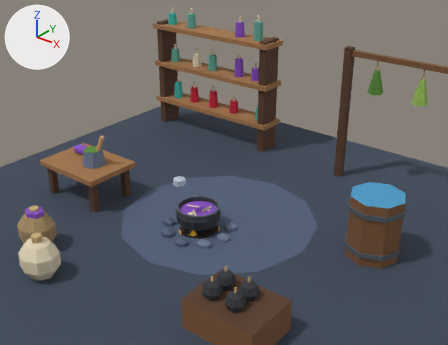
One commit to the Blender file raccoon/brewery.blend: the scene before it, then after it.
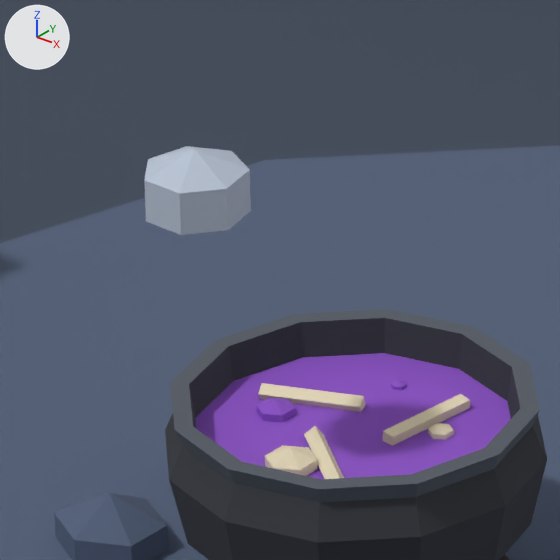
There are two pictures of each version: one from a 50 mm lens placed at (1.288, -1.508, 1.151), pointed at (0.106, -0.031, 0.236), one close up on the part from 35% to 50% of the width and 46% to 65% of the height. The axes (+X, +Y, +Z) are drawn at upper left. The lights are the same throughout. The last two pictures show the newer version.

Before the edit, the objects in view are built like this:
```python
me_bld_brewery_2x2 = bpy.data.meshes.new('bld_brewery_2x2')
me_bld_brewery_2x2.from_pydata(...)  # 992 vertices, 828 faces; spans x -0.97..0.97, y -0.97..0.97, z 0.0..0.6
me_bld_brewery_2x2.materials.append(mat_m_palette)  # picture img_palette_png
me_pr_steam_1 = bpy.data.meshes.new('pr_steam_1')
me_pr_steam_1.from_pydata(...)  # a UV sphere (7 segments, 3 rings, poles along z) spanning x -0.0253..0.0253, y -0.0234..0.026, z -0.022..0.022
me_pr_steam_1.materials.append(mat_m_palette)  # picture img_palette_png
me_pr_steam_2 = bpy.data.meshes.new('pr_steam_2')
me_pr_steam_2.from_pydata(...)  # a UV sphere (7 segments, 3 rings, poles along z) spanning x -0.0253..0.0253, y -0.0234..0.026, z -0.022..0.022
me_pr_steam_2.materials.append(mat_m_palette)  # picture img_palette_png
ob_bld_brewery_2x2 = bpy.data.objects.new('bld_brewery_2x2', me_bld_brewery_2x2)
ob_bld_brewery_2x2.location = (0.0, 0.0, 0.0)
ob_pr_steam_1 = bpy.data.objects.new('pr_steam_1', me_pr_steam_1)
ob_pr_steam_1.parent = ob_bld_brewery_2x2
ob_pr_steam_1.location = (0.000671, -0.14, 0.211)
ob_pr_steam_1.scale = (0.84, 0.84, 0.84)
ob_pr_steam_2 = bpy.data.objects.new('pr_steam_2', me_pr_steam_2)
ob_pr_steam_2.parent = ob_bld_brewery_2x2
ob_pr_steam_2.location = (0.0607, -0.115, 0.121)
ob_pr_steam_2.scale = (0.001, 0.001, 0.001)
# also in view: 'pr_bubble_3' at (0.03, -0.12, 0.085); 'pr_bubble_2' at (-0.005, -0.09, 0.085); 'pr_brew' at (0.03, -0.08, 0.082); 'pr_swirl' at (0.019, -0.08, 0.086)
```
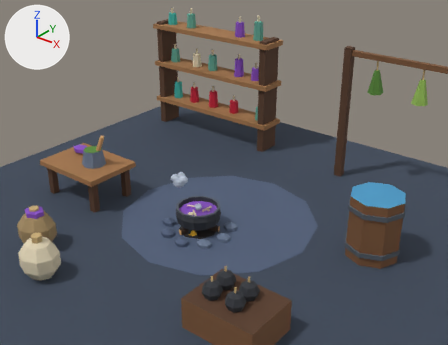
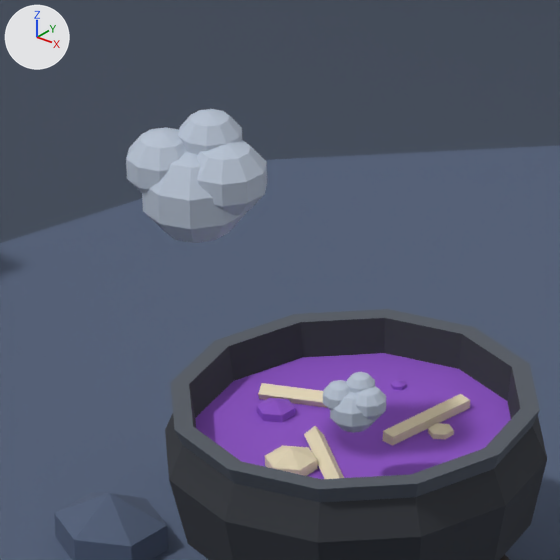
Location of each change, [x1, y1, x2, y2] in pixels of the close-ups (560 x 560 px):
```json
{"object": "pr_steam_1", "change": "reshaped, rescaled", "before": [144, 146, 251, 235], "after": [126, 109, 267, 243], "on screen": "31% wider, 50% taller"}
{"object": "pr_steam_2", "change": "rescaled", "after": [323, 372, 386, 433], "on screen": "not visible before"}
```

Scene script edits in JSON lines:
```json
{"block": "me_pr_steam_1", "where": "# used by ob_pr_steam_1; parent = ob_bld_brewery_2x2; location = (0.000671, -0.14, 0.211); scale = (0.84, 0.84, 0.84)"}
{"op": "remove", "block": "me_pr_steam_1", "code": "me_pr_steam_1.from_pydata(...)  # 16 vertices, 21 faces; spans x -0.0253..0.0253, y -0.0234..0.026, z -0.022..0.022"}
{"op": "add", "block": "me_pr_steam_1", "code": "me_pr_steam_1.from_pydata(...)  # 168 vertices, 200 faces; spans x -0.0272..0.0295, y -0.0228..0.0228, z -0.0216..0.0334"}
{"block": "me_pr_steam_1", "change": "me_pr_steam_1 part 1: the whole mesh is rebuilt"}
{"op": "set", "path": "ob_pr_steam_1.scale", "old": "(0.84, 0.84, 0.84)", "new": "(0.96, 0.96, 0.96)"}
{"op": "set", "path": "ob_pr_steam_2.scale", "old": "(0.001, 0.001, 0.001)", "new": "(0.44, 0.44, 0.44)"}
```
